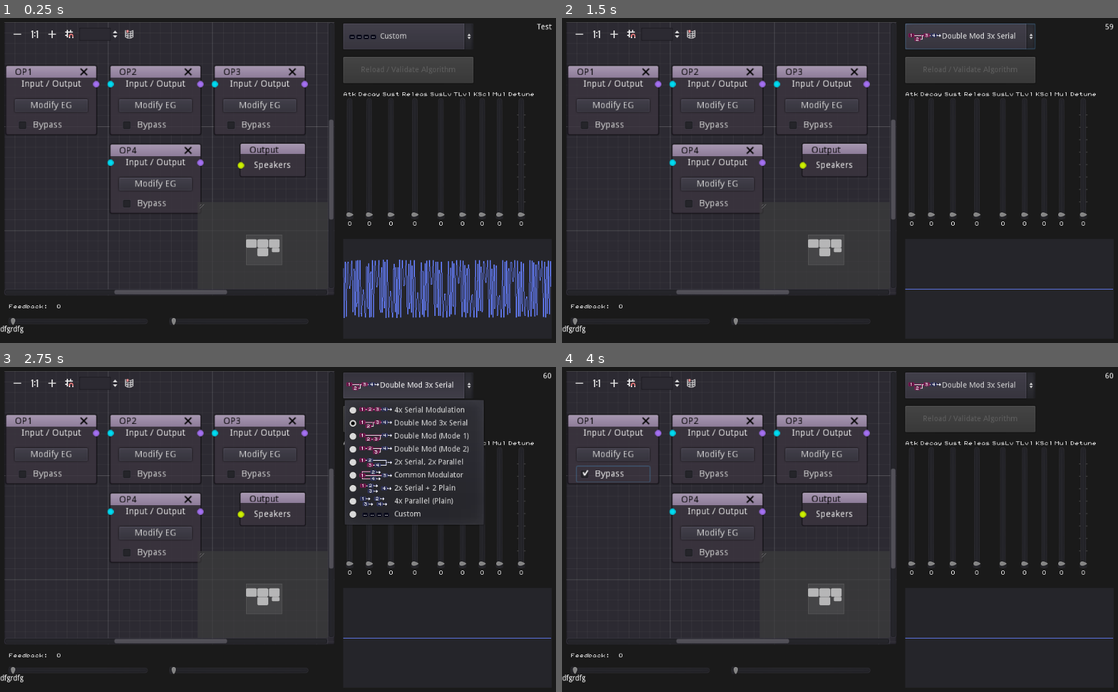
Above: before the commit, frames 1-4 (two rows, left to right).
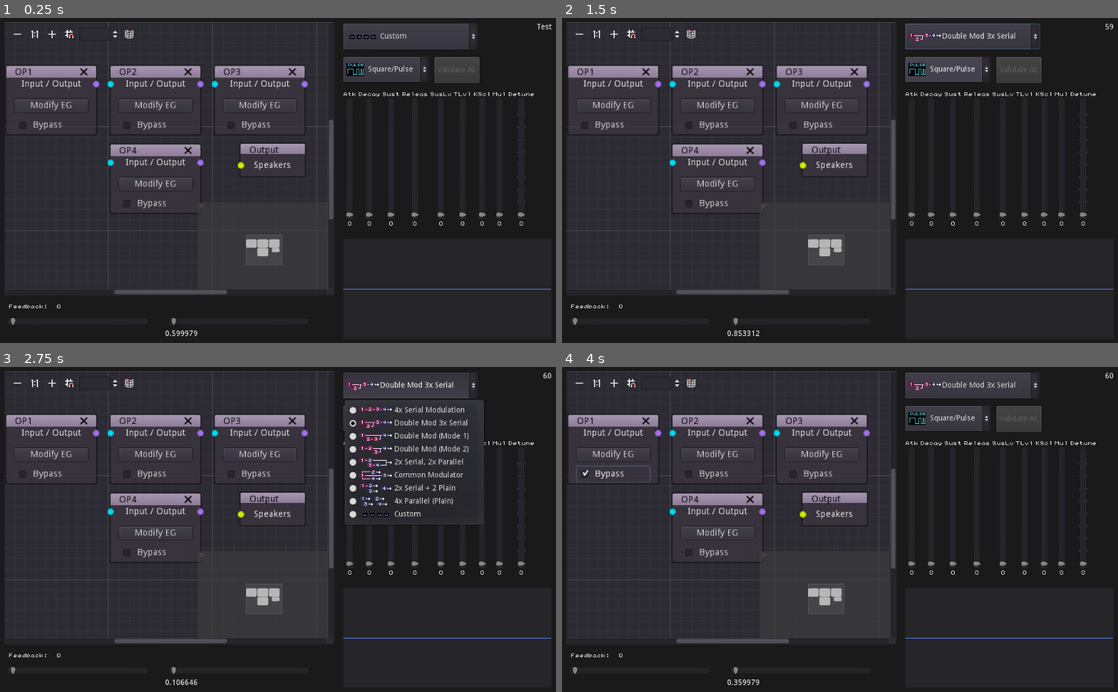
Above: after the commit, the same moments.

Repository: nobuyukinyuu/gdsFM
Game: Godot game, scene res://main.tscn
Same seed, same stepped clock (60 frames per second), same inputs: the game is played once before the commit and once after it.
Inputs (mouse positions are in pixels of both pictures, inside the frame that each line leads up to):
- Up to frame 1 (0.25 s): no input
- Up to frame 2 (1.5 s): click "Custom" at 0.5 s; click (945, 70) at 1.25 s, where only the run after the commit has a clickable "Square/Pulse"
- Up to frame 3 (2.75 s): click "Double Mod 3x Serial" at 2 s
- Up to frame 4 (4 s): click "Modify EG" at 2.75 s; click "Bypass" at 3.5 s

The runs differ from the first frame. In frame 1, 4.4% of the frame differs, in the area x 0-100%, y 1-98%; in frame 2, 0.7%; in frame 3, 0.1%; in frame 4, 0.7%.

Commit message:
Partial modular support (No EG/waveform) -Feedback temporarily not available

Diff:
--- a/!global.gd
+++ b/!global.gd
@@ -1,10 +1,7 @@
 extends Node
 
-var sintable = []  #LUT for a full sine. TODO:  use symmetry to only need 1/4 sine
-var sample_rate = 22050.0
+var sample_rate = 48000.0
 var samples = 0  #Global oscillator timer.  Iterated every time an output sample is produced.
-
-enum waveforms {PULSE, SAW, TRI, SINE, WHITE, PINK, BROWN, SAMPLE}
 
 # 12-field array containing a LUT of semitone frequencies at all MIDI note numbers.
 #Generated from center tuning (A-4) at 440hz.
@@ -16,7 +13,6 @@
 
 func _ready():
 	randomize()
-	gen_sin_table(2048)
 
 	# Generate the period frequencies of every note based on center tuning (A-4) at 440hz
 	# Calculated from the equal temperment note ratio (12th root of 2).
@@ -27,21 +23,6 @@
 
 #	print(periods)
 
-#Generate the sine lookup table at the specified resolution.
-func gen_sin_table(res):
-	sintable.clear()
-	sintable.resize(res)
-	for i in res:
-		sintable[i] = (  sin(TAU * i/float(res))  )
-
-
-#Grab a sine value from the lookup table.
-func sint(n):
-	var sz = sintable.size()
-	var idx = round( n / (TAU) * float(sz))
-	idx = wrapi(idx, 0, sz)
-
-	return sintable[idx]
 
 #Sample Timer convenience functions.  Converts samples elapsed to readable time
 func get_secs():
@@ -64,9 +45,9 @@
 #
 #	var hz = 440.0  #Operator frequency.  Tuned to A-4 by default
 #
-#	var feedback = 0  #TODO:  Figure out if this is appropriate to use on multiple operators
-#
-
+	var feedback = 0  #TODO:  Figure out if this is appropriate to use on multiple operators
+	var duty = 0.5  #Duty cycle is only used for pulse right now
+	var waveform = 0
 
 
 	var release_time = 1 #Calculated from rr when set
--- /dev/null
+++ b/!oscillators.gd
@@ -0,0 +1,64 @@
+#Waveform generators / oscillators live here.
+extends Node
+
+var sintable = []  #LUT for a full sine. TODO:  use symmetry to only need 1/4 sine
+enum waveforms {SINE, SAW, TRI, PULSE, ABSINE, WHITE, PINK, BROWN}
+
+var pinkr = PinkNoise.PinkNumber.new()  #Pink noise generator
+var lastr = 0 #Brown noise last random number to walk by
+
+const TRI_TABLE = [0, 0.2, 0.4, 0.6, 0.8, 1, 0.8, 0.6, 0.4, 0.2, 0, -0.2, -0.4,
+					-0.6, -0.8, -1, -0.8, -0.6, -0.4, -0.2]
+
+
+func _ready():
+	gen_sin_table(1024)
+
+#Generate the sine lookup table at the specified resolution.
+func gen_sin_table(res):
+	sintable.clear()
+	sintable.resize(res)
+	for i in res:
+		sintable[i] = (  sin(TAU * i/float(res))  )
+
+
+#Grab a sine value from the lookup table.
+func sint(n):
+	var sz = sintable.size()
+	var idx = round( n / (TAU) * float(sz))
+	idx = wrapi(idx, 0, sz)
+
+	return sintable[idx]
+
+#Grab a sine from the lookup table, from 0-1 instead of 0-TAU.
+func sint2(n):
+	var sz:int = sintable.size()
+	var idx = round(n * sz)
+	idx = wrapi(idx, 0, sz)
+
+	return sintable[idx]
+
+
+#Return a sample from the specified phase for the specified waveform.
+func wave(n, waveform = waveforms.SINE, duty = 0.5):
+	n = fmod(n, 1.0)
+	match waveform:
+		waveforms.PULSE:
+			if n>= duty:  return 1
+			return -1
+		waveforms.SINE:
+			return sint2(n)
+		waveforms.ABSINE:
+			return abs(sint2(n))
+		waveforms.TRI:
+			return TRI_TABLE[int(n*20)]
+		waveforms.SAW:
+			return 1.0 - (n * 2)
+		waveforms.PINK:
+			return pinkr.next()
+		waveforms.BROWN:
+			lastr += randf() * 0.2 - 0.1
+			lastr *= 0.99
+			return lastr
+		waveforms.WHITE, _:
+			return randf() * 2 - 1.0  #White noise
--- a/EGControl.tscn
+++ b/EGControl.tscn
@@ -9,6 +9,9 @@
 margin_right = -658.0
 margin_bottom = -386.0
 script = ExtResource( 1 )
+__meta__ = {
+"_edit_use_anchors_": false
+}
 
 [node name="H" type="HBoxContainer" parent="."]
 anchor_right = 1.0
--- a/OP-CenterNode.gd
+++ b/OP-CenterNode.gd
@@ -16,7 +16,6 @@
 
 var feedback = 0  #TODO:  Figure out if this is OK to use on multiple operators
 
-
 var connections = {}  #This is filled in by the algorithm validator.
 
 var eg = global.Instr.new()   #Envelope generator
@@ -26,15 +25,33 @@
 #			 "	Outputs: ", get_connection_output_count())
 	pass
 
-
-func request_sample(phase, amp, is_carrier=false):
-	var out = 0.0
+#Sample returns a Vec2 of (phase, amplitude). Phase is used to calculate modulation.
+func request_sample(phase:float, amp:float, is_carrier=false) -> Vector2:
+	var out = Vector2.ZERO
 
 	#TODO:  Don't sin-modulate phase at first, add phases together for each
 	#		Parallel modulator, THEN call modulate on sample before passing back.
 
-	if is_carrier:
-		out = (phase * hz) * (1+ eg.dt/500.0)
+	var modulator = Vector2.ZERO
+	if connections.size() > 0:
 
-	for o in connections.keys():
-		pass
+		#First, mix the parallel modulators.
+		for o in connections.keys():
+			modulator += $"..".get_node(o).request_sample(phase, amp)
+
+		modulator /= connections.size()
+
+		#Now modulate.
+		phase += modulator.y
+		phase = (gen.sint2(phase) + 1) / 2.0
+
+		out.x = hz
+		out.y = gen.wave(phase, gen.waveforms.SINE)  * (1+ eg.dt/500.0)
+
+	else:  #Terminus.  No further modulation required.
+		out.x = hz
+		out.y = gen.wave(phase, gen.waveforms.SINE) * (1+ eg.dt/500.0)
+#		if is_carrier:  out.y = sin(phase*hz/2)
+
+
+	return out
--- a/OP-GraphEditor.gd
+++ b/OP-GraphEditor.gd
@@ -80,6 +80,10 @@
 		connections = test_connections
 		connections_valid = true
 		print(connections)
+
+		for connection in connections:
+			get_node(connection).connections = connections.get(connection)
+
 #		OS.alert("Validation OK.")
 		set_dirty(false)
 
--- a/main.gd
+++ b/main.gd
@@ -29,7 +29,7 @@
 
 func _input(event):
 	#DEBUG:  reset EG
-	if event.is_action_pressed("ui_accept"):
+	if event.is_action_pressed("play"):
 		global.samples = 0
 
 func _process(delta):
@@ -43,6 +43,8 @@
 
 #	$Panel/Line2D.points = pts
 
+	$Label2.text = str(fmod(global.get_secs(), 1.0))
+
 func fill_buffer(var frames=-1):
 	if !buf:  return
 	var frames_to_fill = buf.get_frames_available()
@@ -53,36 +55,41 @@
 	for i in frames_to_fill:
 
 		#Calculate the phase position to reduce calculations needed by each operator
-		var phase = (global.samples / hz * TAU)
+#		var phase = (global.samples / hz)
+		var phase =  fmod(global.get_secs(), 1.0) * 440
 
 
-		var mul = $EGControl.get_value("MUL") +1
-		var tl = (100 - $EGControl.get_value("TL")) / 100.0
+#		var mul = $EGControl.get_value("MUL") +1
+#		var tl = (100 - $EGControl.get_value("TL")) / 100.0
+#
+#		var carrier = (phase * carrier_hz) * (1+ $EGControl.get_value("DT")/500.0)
+#		var modulator = (phase * modulator_hz )
+#
+#		var release_env = (1.0-min(1.0, global.get_secs()*0.7))  #DEBUG, TEMPORARY
+#
+#		#Process feedback
+#		if $FB.value > 0:
+#			var average = (old_op1_sample[0] + old_op1_sample[1]) / 2.0
+#			var scaled_fb = average * $FB.value #/ pow(2, $FB.value)
+#			old_op1_sample[1] = old_op1_sample[0]
+#			old_op1_sample[0] = sin(scaled_fb + carrier) * tl
+#
+#
+#			carrier = old_op1_sample[0]
+#		else:
+#			carrier = sin(carrier) * tl * release_env
+#			pass
+#
+#
+#		modulator = global.sint(sin(modulator*mul) + (carrier) * TAU*4) * release_env
+#		var x = clamp(modulator, -1.5, 1.5)
+#
+#
+#		bufferdata[i] = (Vector2.ONE * x)
 
-		var carrier = (phase * carrier_hz) * (1+ $EGControl.get_value("DT")/500.0)
-		var modulator = (phase * modulator_hz )
-
-		var release_env = (1.0-min(1.0, global.get_secs()*0.7))  #DEBUG, TEMPORARY
-
-		#Process feedback
-		if $FB.value > 0:
-			var average = (old_op1_sample[0] + old_op1_sample[1]) / 2.0
-			var scaled_fb = average * $FB.value #/ pow(2, $FB.value)
-			old_op1_sample[1] = old_op1_sample[0]
-			old_op1_sample[0] = sin(scaled_fb + carrier) * tl
-
-
-			carrier = old_op1_sample[0]
-		else:
-			carrier = sin(carrier) * tl * release_env
-			pass
-
-
-		modulator = global.sint(sin(modulator*mul) + (carrier) * TAU*4) * release_env
-		var x = clamp(modulator, -1.5, 1.5)
-
-
-		bufferdata[i] = (Vector2.ONE * x)
+		if $GraphEdit.connections_valid:
+			var s = $GraphEdit/Output.mix(phase)
+			bufferdata[i] = s.y * Vector2.ONE
 
 		global.samples +=1
 
--- a/main.tscn
+++ b/main.tscn
@@ -14,21 +14,46 @@
 [ext_resource path="res://gfx/al7.png" type="Texture" id=12]
 [ext_resource path="res://gfx/al_custom.png" type="Texture" id=13]
 [ext_resource path="res://OP-GraphEditor.gd" type="Script" id=14]
-
-[sub_resource type="GDScript" id=2]
+[ext_resource path="res://gfx/waveforms/1.png" type="Texture" id=15]
+[ext_resource path="res://gfx/waveforms/6.png" type="Texture" id=16]
+[ext_resource path="res://gfx/waveforms/5.png" type="Texture" id=17]
+[ext_resource path="res://gfx/waveforms/4.png" type="Texture" id=18]
+[ext_resource path="res://gfx/waveforms/2.png" type="Texture" id=19]
+[ext_resource path="res://gfx/waveforms/7.png" type="Texture" id=20]
+[ext_resource path="res://gfx/waveforms/0.png" type="Texture" id=21]
+[ext_resource path="res://gfx/waveforms/3.png" type="Texture" id=22]
+
+[sub_resource type="GDScript" id=1]
 script/source = "#Speakers output.  This terminus requests the first operator with an empty list.
 #Requesting empty from an OP produces a straight waveform output without any FM.
 extends GraphNode
 
+
+var connections = {}  #This is filled in by the algorithm validator.
+
+
 func _ready():
 	pass
+
+
+func mix(phase):
+	var avg = Vector2.ZERO
+
+	for o in connections:
+		avg += $\"..\".get_node(o).request_sample(phase, 0, true)
+
+	#If assertion failed, we'd get a divide by zero here.
+	assert(connections.size()>0, \"No connections to speaker. This shouldn't happen\")
+	avg /= connections.size()  #Shitty average-based mixing.
+
+	return avg
 "
 
-[sub_resource type="AudioStreamGenerator" id=3]
+[sub_resource type="AudioStreamGenerator" id=2]
 mix_rate = 22050.0
-buffer_length = 0.2
-
-[sub_resource type="GDScript" id=5]
+buffer_length = 1.0
+
+[sub_resource type="GDScript" id=3]
 script/source = "extends HSlider
 
 func _ready():
@@ -132,7 +157,7 @@
 slot/0/right_enabled = false
 slot/0/right_type = 0
 slot/0/right_color = Color( 1, 1, 1, 1 )
-script = SubResource( 2 )
+script = SubResource( 1 )
 
 [node name="Label" type="Label" parent="GraphEdit/Output"]
 margin_left = 16.0
@@ -145,8 +170,8 @@
 valign = 1
 
 [node name="Audio" type="AudioStreamPlayer" parent="."]
-stream = SubResource( 3 )
-volume_db = -27.866
+stream = SubResource( 2 )
+volume_db = -15.0
 
 [node name="FB" type="HSlider" parent="."]
 anchor_top = 1.0
@@ -199,12 +224,12 @@
 [node name="btnValidate" type="Button" parent="."]
 anchor_left = 1.0
 anchor_right = 1.0
-margin_left = -392.0
+margin_left = -224.0
 margin_top = 72.0
-margin_right = -152.0
+margin_right = -141.0
 margin_bottom = 120.0
 disabled = true
-text = "Reload / Validate Algorithm"
+text = "Validate AL"
 __meta__ = {
 "_edit_use_anchors_": false
 }
@@ -214,7 +239,7 @@
 anchor_right = 1.0
 margin_left = -392.0
 margin_top = 10.0
-margin_right = -152.0
+margin_right = -144.0
 margin_bottom = 58.0
 text = "Custom"
 icon = ExtResource( 13 )
@@ -227,10 +252,14 @@
 [node name="Label2" type="Label" parent="."]
 anchor_top = 1.0
 anchor_bottom = 1.0
-margin_top = -32.0
-margin_right = 43.0
-margin_bottom = -18.0
+margin_left = 304.0
+margin_top = -24.0
+margin_right = 347.0
+margin_bottom = -10.0
 text = "dfgrdfg"
+__meta__ = {
+"_edit_use_anchors_": false
+}
 
 [node name="Panel" type="Panel" parent="."]
 anchor_left = 1.0
@@ -244,6 +273,22 @@
 [node name="Line2D" type="Line2D" parent="Panel"]
 width = 1.0
 texture_mode = 1044891074
+
+[node name="OptionButton2" type="OptionButton" parent="."]
+anchor_left = 1.0
+anchor_right = 1.0
+margin_left = -392.0
+margin_top = 72.0
+margin_right = -246.0
+margin_bottom = 118.0
+custom_constants/hseparation = 8
+text = "Square/Pulse"
+icon = ExtResource( 22 )
+items = [ "Sine", ExtResource( 21 ), false, 0, null, "Sawtooth", ExtResource( 15 ), false, 1, null, "Stepped Tri", ExtResource( 19 ), false, 2, null, "Square/Pulse", ExtResource( 22 ), false, 3, null, "Absolute Sine", ExtResource( 18 ), false, 4, null, "White Noise", ExtResource( 17 ), false, 5, null, "Pink Noise", ExtResource( 16 ), false, 6, null, "Brown Noise", ExtResource( 20 ), false, 7, null ]
+selected = 3
+__meta__ = {
+"_edit_use_anchors_": false
+}
 [connection signal="changed" from="GraphEdit" to="." method="_on_GraphEdit_changed"]
 [connection signal="connection_request" from="GraphEdit" to="GraphEdit" method="_on_GraphEdit_connection_request"]
 [connection signal="disconnection_request" from="GraphEdit" to="GraphEdit" method="_on_GraphEdit_disconnection_request"]
--- a/project.godot
+++ b/project.godot
@@ -23,6 +23,7 @@
 
 global="*res://!global.gd"
 PinkNoise="*res://PinkNoiseGenerator.gd"
+gen="*res://!oscillators.gd"
 
 [debug]
 
@@ -32,6 +33,14 @@
 
 enabled=PoolStringArray( "zoomy" )
 
+[input]
+
+play={
+"deadzone": 0.5,
+"events": [ Object(InputEventKey,"resource_local_to_scene":false,"resource_name":"","device":0,"alt":false,"shift":false,"control":false,"meta":false,"command":false,"pressed":false,"scancode":90,"unicode":0,"echo":false,"script":null)
+ ]
+}
+
 [rendering]
 
 quality/driver/driver_name="GLES2"
Binary file added: gfx/waveforms/0.png
Not shown, added: gfx/waveforms/0.png.import
Binary file added: gfx/waveforms/1.png
Not shown, added: gfx/waveforms/1.png.import
Binary file added: gfx/waveforms/2.png
Not shown, added: gfx/waveforms/2.png.import
Binary file added: gfx/waveforms/3.png
Not shown, added: gfx/waveforms/3.png.import
Binary file added: gfx/waveforms/4.png
Not shown, added: gfx/waveforms/4.png.import
Binary file added: gfx/waveforms/5.png
Not shown, added: gfx/waveforms/5.png.import
(and 5 more such lines)
